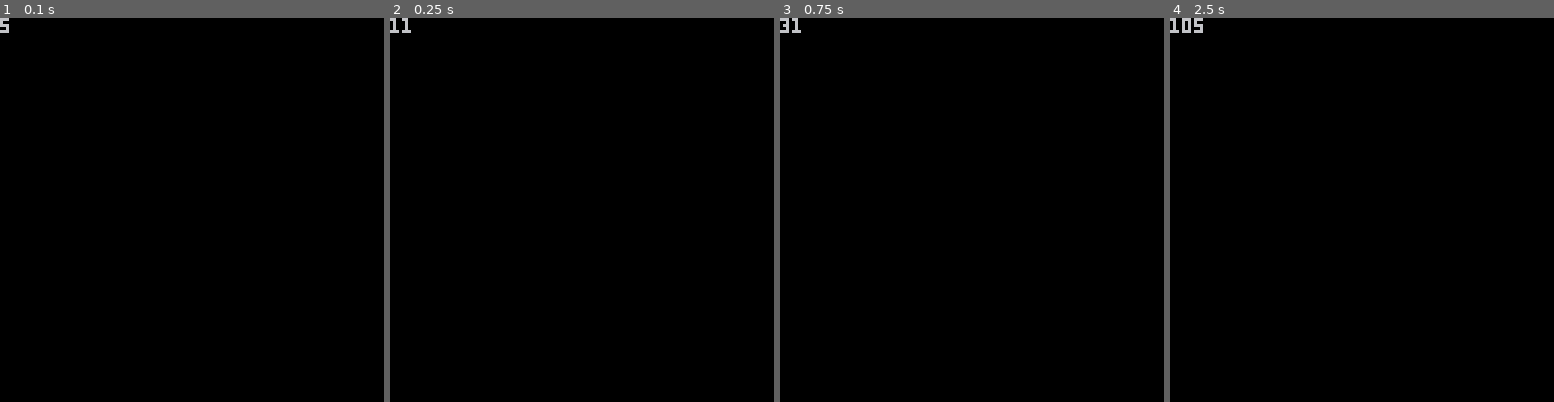
Above: before the commit, frames 1-4 (left to right).
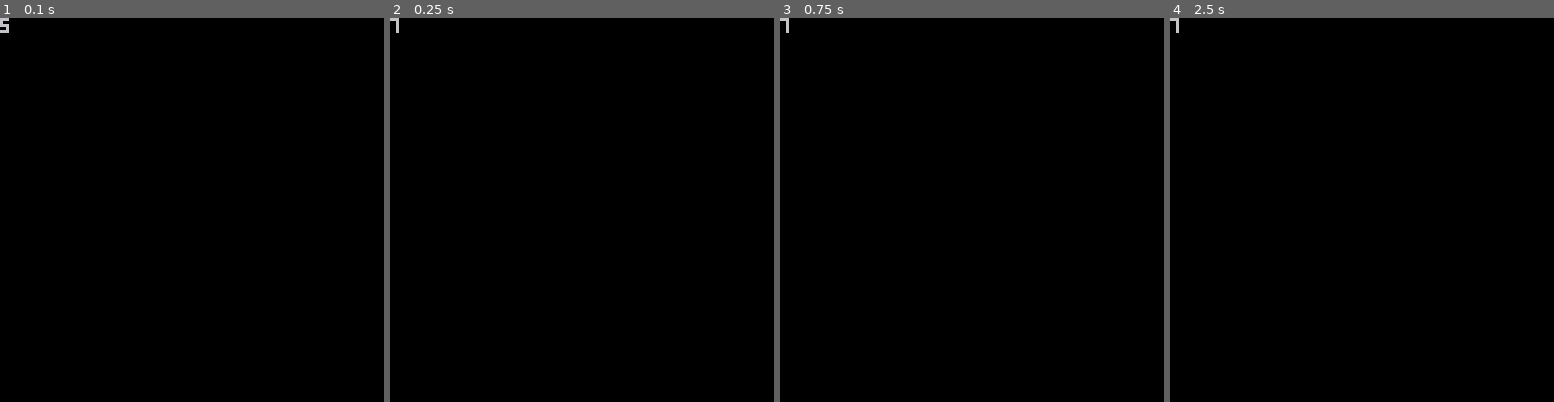
Above: after the commit, the same moments.

Repository: jordanranson/advent-of-code
Game: PICO-8 cartridge 1_1.p8
Same seed, same stepped clock (60 frames per second), same inputs: the game is played once before the commit and once after it.
Inputs:
- Up to frame 1 (0.1 s): no input
- Up to frame 2 (0.25 s): no input
- Up to frame 3 (0.75 s): no input
- Up to frame 4 (2.5 s): no input

Frame 1 is identical in both runs. In frame 2, 0.1% of the frame differs, in the area x 0-6%, y 0-4%; in frame 3, less than 0.1%; in frame 4, 0.2%, in the area x 0-9%, y 0-4%.

Commit message:
day 1* part 2

Diff:
--- a/0.lua
+++ b/1_1.lua
@@ -1,9 +1,9 @@
 last = nil
 count = 0
-index = 0
+index = 1
 
 function _init ()
-  input = split(input, '\n')
+  input = split(test_input, '\n')
 end
 
 function _update60 ()
--- a/0.p8
+++ b/1_1.p8
@@ -1,8 +1,8 @@
 pico-8 cartridge // http://www.pico-8.com
 version 32
 __lua__
-#include 0_input.lua
-#include 0.lua
+#include 1_1_input.lua
+#include 1_1.lua
 __gfx__
 00000000000000000000000000000000000000000000000000000000000000000000000000000000000000000000000000000000000000000000000000000000
 00000000000000000000000000000000000000000000000000000000000000000000000000000000000000000000000000000000000000000000000000000000
--- /dev/null
+++ b/1_2.lua
@@ -0,0 +1,65 @@
+last = nil
+sums = {}
+count = 0
+index = 1
+step = 0
+
+function _init ()
+  input = split(input, '\n')
+end
+
+function nextStep ()
+  index = 1
+  step += 1
+end
+
+function sumWindows ()
+  if input[index] == nil or input[index+1] == nil or input[index+2] == nil then
+    nextStep()
+    return
+  end
+
+  sums[index] = input[index] + input[index+1] + input[index+2]
+
+  index += 1
+end
+
+function countSums ()
+  if index > #sums then
+    nextStep()
+    return
+  end
+
+  if last != nil then
+    if sums[index] > last then
+      count += 1
+    end
+  end
+  last = sums[index]
+
+  index += 1
+end
+
+function _update60 ()
+  if step == 0 then
+    sumWindows()
+    return
+  end
+  if step == 1 then
+    countSums()
+    return
+  end
+end
+
+function _draw ()
+	cls()
+  print('sums ..', 1, 1)
+
+  for i = 1, #sums do
+    print(sums[i], 1 + 8 * 4, 1 + (i - 1) * 6)
+  end
+
+  local str = 'count .. ' .. count
+  local x = 127 - #tostr(str) * 4
+  print(str, x, 1)
+end
--- /dev/null
+++ b/1_2.p8
@@ -0,0 +1,141 @@
+pico-8 cartridge // http://www.pico-8.com
+version 32
+__lua__
+#include 1_1_input.lua
+#include 1_2.lua
+…(136 lines of a section not shown)…
Renamed: 0_input.lua -> 1_1_input.lua
Not shown, changed: 136 lines of the sprite sheet (__gfx__) section of 1_2.p8
Not shown, changed: the thumbnail (__label__) section of 1_2.p8
